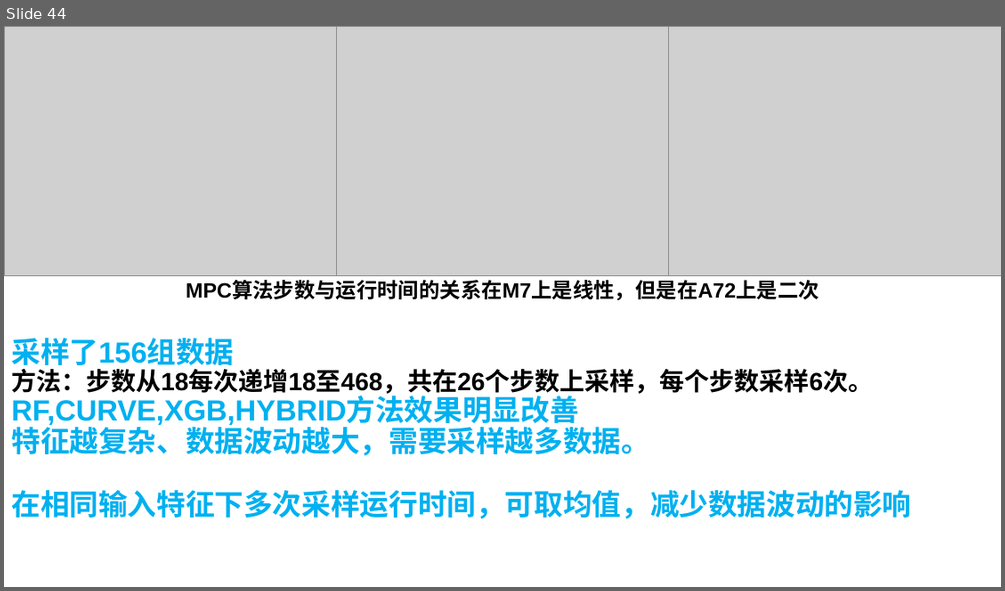
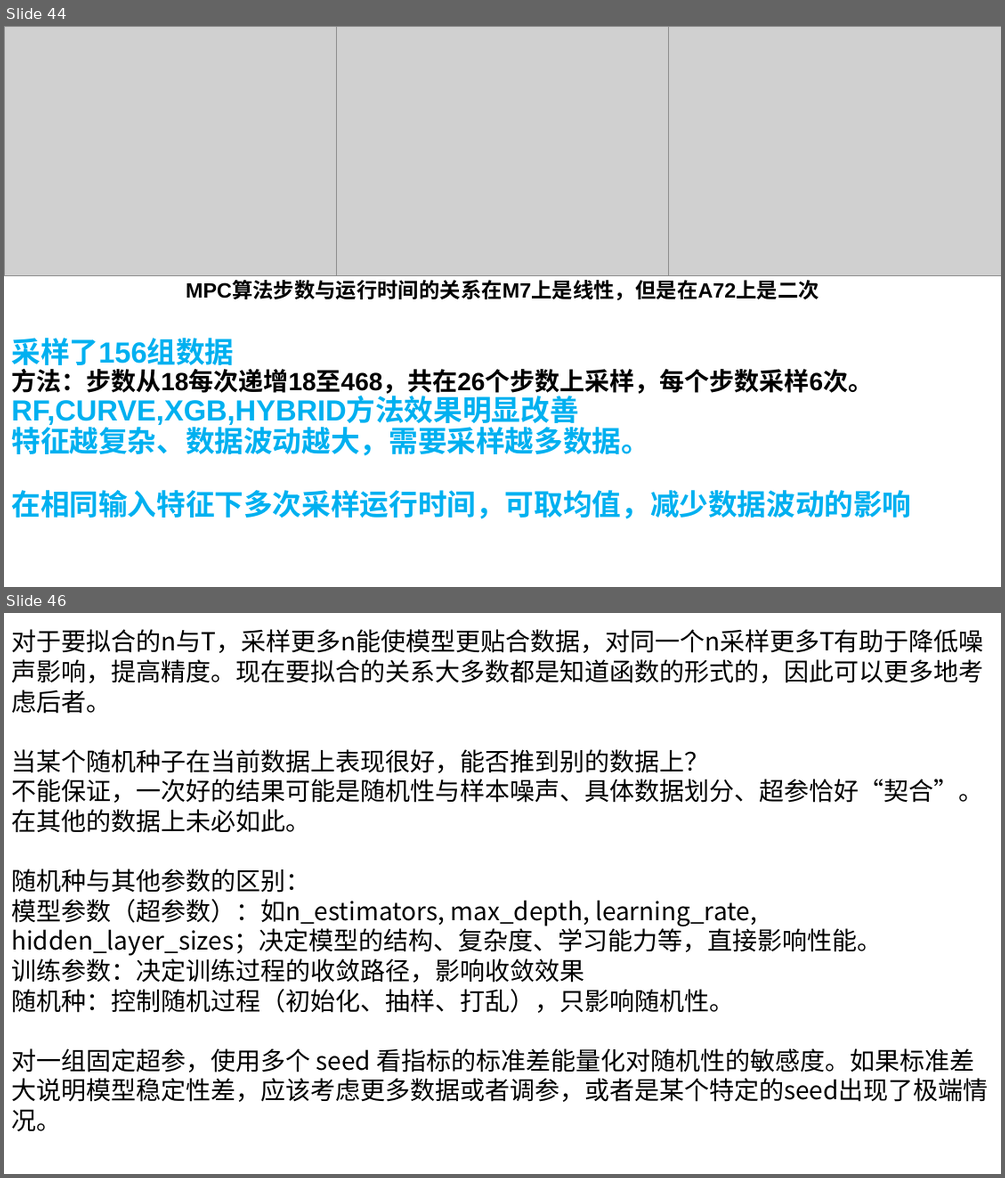
Before and after one commit to AE-26710/Time-Prediction, a slide deck: R5.pptx. Shown one above the other, each under a label of ours: slide 44 before the commit, slides 44 and 46 after it; the slides between them are not shown. The pictures are 1005x591 and 1005x1178 pixels, drawn with LibreOffice and Linux fonts; fonts in the diff are those of the drawing; grey boxes stand for pictures. Boxes give left, top, right and bottom in pixels: in the first picture for what was removed or moved away, otherwise in the second. Text is boxed around its words. In the diff, an @@ line names an element or a change of style, - is before the commit and + after.

```diff
--- a/R5.pptx
+++ b/R5.pptx
@@ slide 46 added at (4, 613, 1001, 1174), background #FFFFFF @@
@@ text added at (11, 629, 987, 1131), 24 pt, text #000000 @@
+对于要拟合的n与T，采样更多n能使模型更贴合数据，对同一个n采样更多T有助于降低噪声影响，提高精度。现在要拟合的关系大多数都是知道函数的形式的，因此可以更多地考虑后者。
+当某个随机种子在当前数据上表现很好，能否推到别的数据上？
+不能保证，一次好的结果可能是随机性与样本噪声、具体数据划分、超参恰好“契合”。在其他的数据上未必如此。
+随机种与其他参数的区别：
+模型参数（超参数）：如n_estimators, max_depth, learning_rate, hidden_layer_sizes；决定模型的结构、复杂度、学习能力等，直接影响性能。
+训练参数：决定训练过程的收敛路径，影响收敛效果
+随机种：控制随机过程（初始化、抽样、打乱），只影响随机性。
+对一组固定超参，使用多个 seed 看指标的标准差能量化对随机性的敏感度。如果标准差大说明模型稳定性差，应该考虑更多数据或者调参，或者是某个特定的seed出现了极端情况。
```
Also in this commit, not shown: 6 slides changed, 2 other slides added, 1 slide removed, 14 other files.
